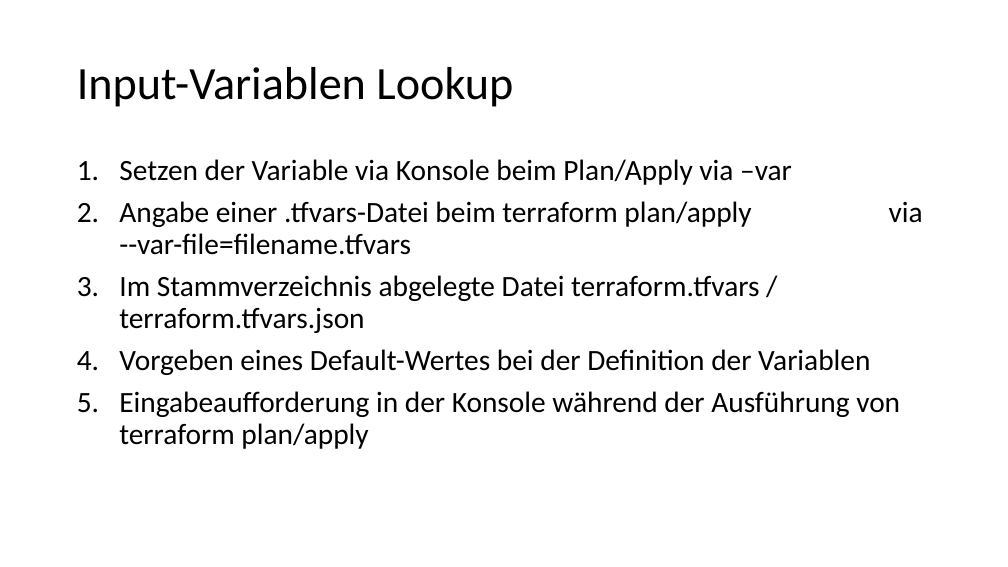
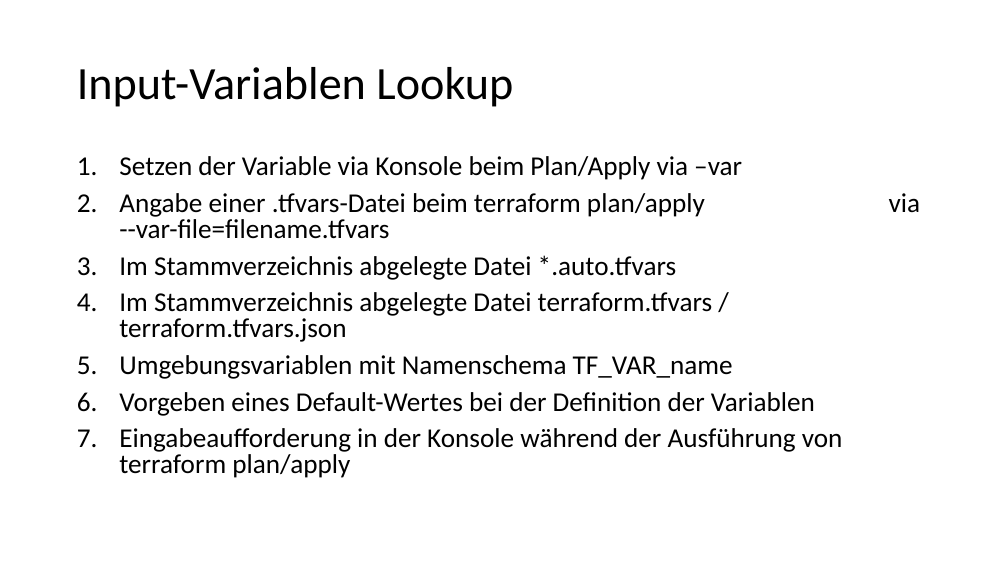
Before and after one commit to djakielski/terraform-schulung, a slide deck: slide 7 of Modul_04_Variables/Variables.pptx. Drawn at 1008x567 pixels with LibreOffice and Linux fonts; fonts in the diff are those of the drawing. Boxes give left, top, right and bottom in pixels: in the first picture for what was removed or moved away, otherwise in the second. Text is boxed around its words. In the diff, an @@ line names an element or a change of style, - is before the commit and + after.

```diff
--- a/Modul_04_Variables/Variables.pptx
+++ b/Modul_04_Variables/Variables.pptx
@@ text at [119, 156, 843, 478]: size 28 to 25.9 pt in "Setzen der Variable via Konsole beim Plan/Apply ...", "Angabe einer .tfvars-Datei beim terraform plan/apply via ...", "Im Stammverzeichnis abgelegte Datei terraform.tfvars / terra ...", "Vorgeben eines Default-Wertes bei der Definition der ..." and 1 more places; line spacing 0.9 to 0.8 @@
@@ text at [119, 255, 677, 280]: paragraph added @@
+3. Im Stammverzeichnis abgelegte Datei *.auto.tfvars
@@ text at [119, 355, 733, 379]: paragraph added @@
+5. Umgebungsvariablen mit Namenschema TF_VAR_name
```
Also in this commit, not shown: 2 other files.
